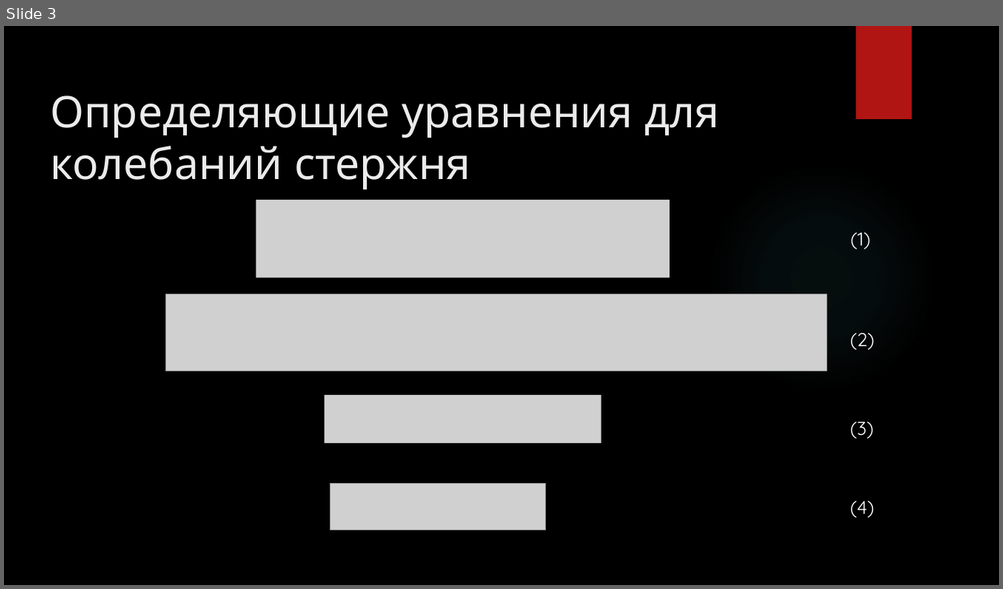
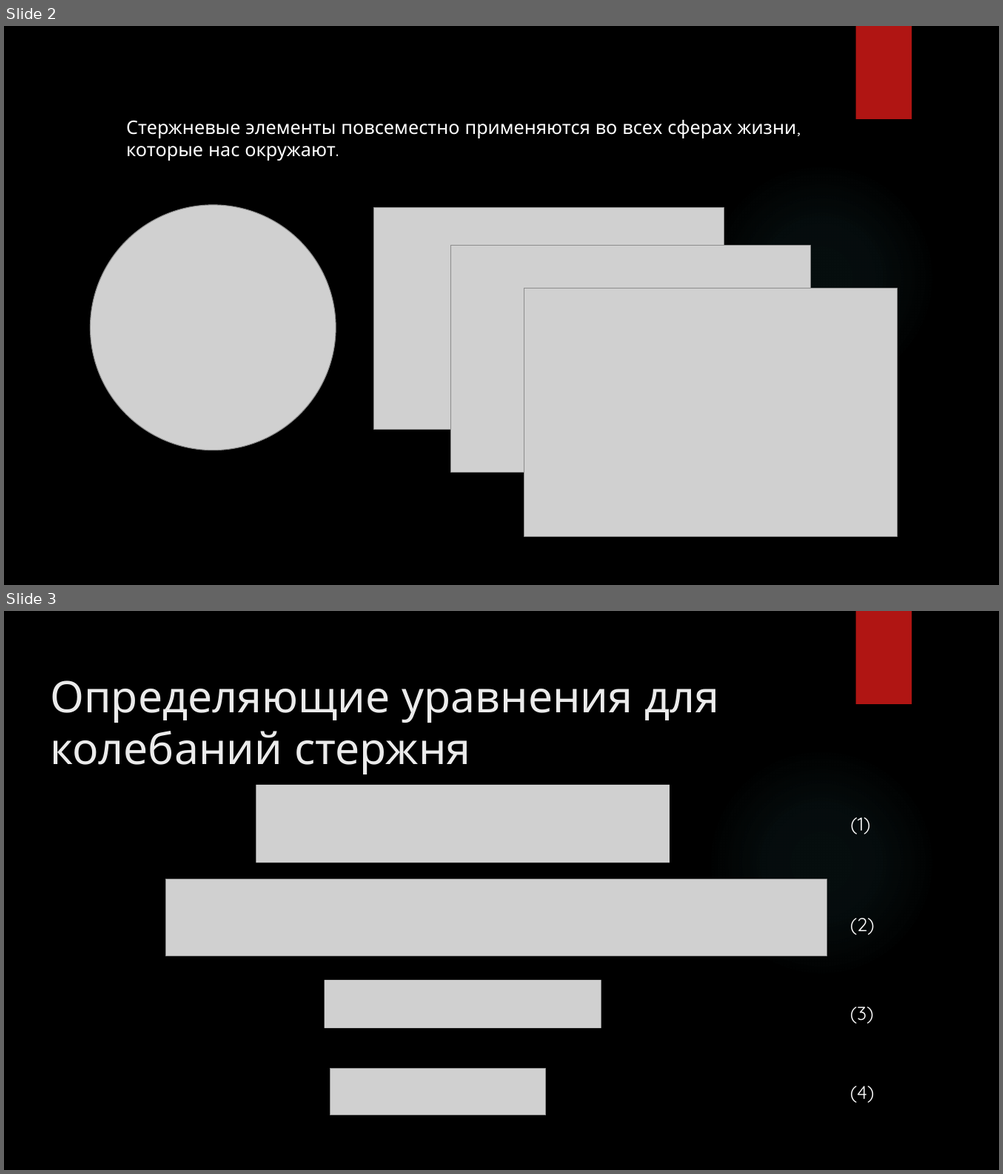
Before and after one commit to dimonFPM/diplom_mag, a slide deck: файлы/презентация/Курсовая_лето_2021_Снетков.pptx. Shown one above the other, each under a label of ours: slide 3 before the commit, slides 2 and 3 after it. The pictures are 1003x589 and 1003x1174 pixels, drawn with LibreOffice and Linux fonts; fonts in the diff are those of the drawing; grey boxes stand for pictures; background and template pictures are left out. Boxes give left, top, right and bottom in pixels: in the first picture for what was removed or moved away, otherwise in the second. Text is boxed around its words. In the diff, an @@ line names an element or a change of style, - is before the commit and + after.

```diff
--- a/файлы/презентация/Курсовая_лето_2021_Снетков.pptx
+++ b/файлы/презентация/Курсовая_лето_2021_Снетков.pptx
@@ slide 2 added at [4,26,999,585], background picture (left out); not listed: 2 template elements that a slide beside it also shows @@
@@ text added at [126,120,797,161], 18 pt, text #FFFFFF @@
+Стержневые элементы повсеместно применяются во всех сферах жизни, которые нас окружают.
@@ picture added at [91,205,336,451] @@
@@ picture added at [374,207,724,429] @@
@@ picture added at [451,245,810,472] @@
@@ picture added at [524,289,896,537] @@
```
Also in this commit, not shown: 1 slide removed, 1 other file.
